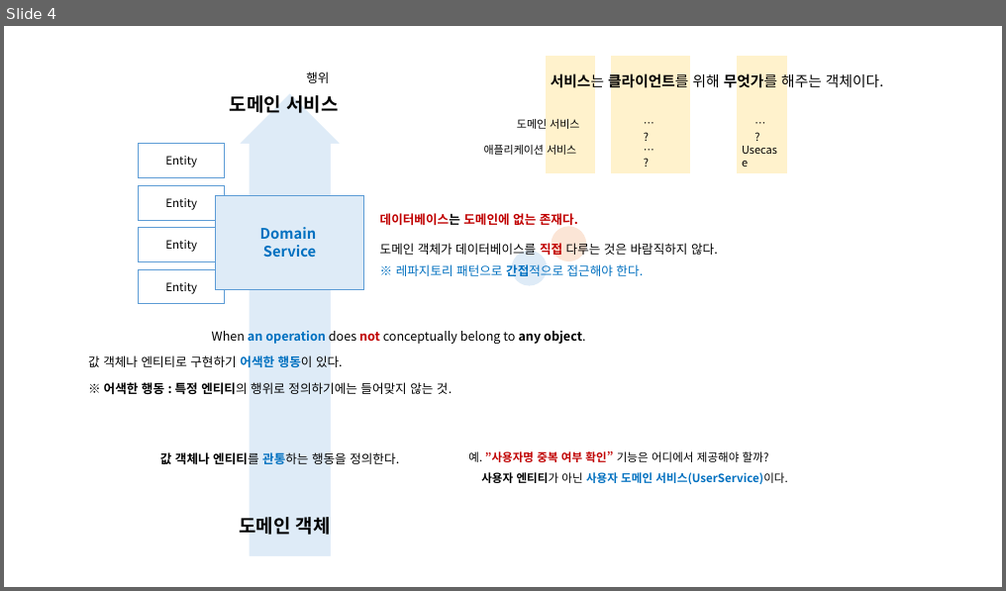
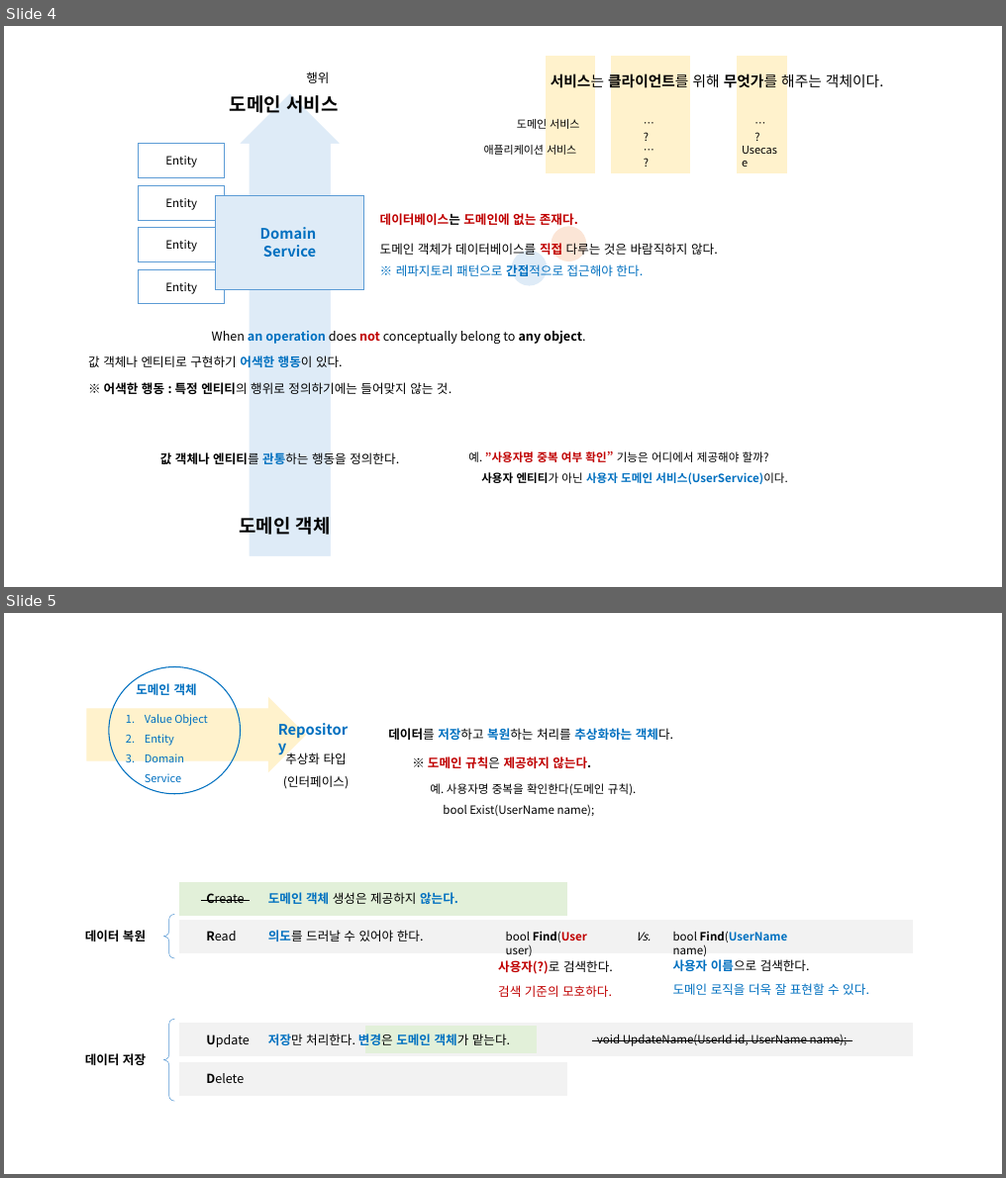
Before and after one commit to hhko/Learning, a slide deck: Books/DDDGuide/Docs/DDDGuide.pptx. Shown one above the other, each under a label of ours: slide 4 before the commit, slides 4 and 5 after it. The pictures are 1006x591 and 1006x1178 pixels, drawn with LibreOffice and Linux fonts; fonts in the diff are those of the drawing. Boxes give left, top, right and bottom in pixels: in the first picture for what was removed or moved away, otherwise in the second. Text is boxed around its words. In the diff, an @@ line names an element or a change of style, - is before the commit and + after.

```diff
--- a/Books/DDDGuide/Docs/DDDGuide.pptx
+++ b/Books/DDDGuide/Docs/DDDGuide.pptx
@@ slide 5 added at [4, 613, 1002, 1174], background #FFFFFF @@
@@ ellipse added at [109, 666, 240, 794], outline #0070C0 1 pt @@
@@ right arrow added at [87, 698, 306, 771], fill #FFF2CC, outline #FFF2CC 1 pt @@
@@ text added at [136, 683, 197, 695], 12 pt, text #0070C0, bold @@
+도메인 객체
@@ text added at [145, 714, 208, 782], 10.5 pt, text #0070C0 @@
+1. Value Object
+2. Entity
+3. Domain Service
@@ text added at [270, 717, 361, 743], 14 pt, text #0070C0, bold @@
+Repository
@@ text added at [388, 728, 673, 740], 12 pt, text #000000, bold @@
+데이터를 저장하고 복원하는 처리를 추상화하는 객체다.
@@ text added at [283, 751, 349, 788], 12 pt, text #000000 @@
+추상화 타입
+(인터페이스)
@@ text added at [428, 757, 591, 768], 12 pt, text #C00000, bold @@
+※ 도메인 규칙은 제공하지 않는다.
@@ text added at [430, 783, 637, 816], 11 pt, text #000000 @@
+예. 사용자명 중복을 확인한다(도메인 규칙).
+bool Exist(UserName name);
@@ rectangle added at [180, 882, 566, 916], fill #E2F0D9, outline #E2F0D9 1 pt @@
@@ text added at [206, 893, 244, 903], 12 pt, text #000000, strikethrough @@
+Create
@@ text added at [268, 892, 458, 904], 12 pt, text #0070C0, bold @@
+도메인 객체 생성은 제공하지 않는다.
@@ text added at [85, 930, 146, 942], 12 pt, text #000000, bold @@
+데이터 복원
@@ left brace added at [163, 915, 174, 959], outline #5B9BD5 0.5 pt @@
@@ rectangle added at [180, 920, 912, 953], fill #F2F2F2, outline #F2F2F2 1 pt @@
@@ text added at [206, 931, 236, 941], 12 pt, text #000000 @@
+Read
@@ text added at [268, 930, 424, 942], 12 pt, text #000000 @@
+의도를 드러날 수 있어야 한다.
@@ text added at [506, 931, 587, 957], 11 pt, text #000000 @@
+bool Find(User user)
@@ text added at [636, 932, 650, 941], 11 pt, text #000000, italic @@
+Vs.
@@ text added at [673, 931, 788, 957], 11 pt, text #000000, bold @@
+bool Find(UserName name)
@@ text added at [498, 960, 613, 974], 12 pt, text #C00000, bold @@
+사용자(?)로 검색한다.
@@ text added at [673, 959, 810, 971], 12 pt, text #000000 @@
+사용자 이름으로 검색한다.
@@ text added at [498, 985, 612, 997], 12 pt, text #C00000 @@
+검색 기준의 모호하다.
@@ text added at [673, 983, 869, 995], 12 pt, text #0070C0 @@
+도메인 로직을 더욱 잘 표현할 수 있다.
@@ left brace added at [163, 1020, 174, 1102], outline #5B9BD5 0.5 pt @@
@@ rectangle added at [180, 1023, 912, 1057], fill #F2F2F2, outline #F2F2F2 1 pt @@
@@ rectangle added at [365, 1027, 537, 1054], fill #E2F0D9, outline #E2F0D9 1 pt @@
@@ text added at [85, 1054, 146, 1065], 12 pt, text #000000, bold @@
+데이터 저장
@@ text added at [206, 1035, 249, 1048], 12 pt, text #000000 @@
+Update
@@ text added at [268, 1034, 510, 1046], 12 pt, text #000000 @@
+저장만 처리한다. 변경은 도메인 객체가 맡는다.
@@ text added at [597, 1034, 847, 1047], 11 pt, text #000000, strikethrough @@
+void UpdateName(UserId id, UserName name);
@@ rectangle added at [180, 1062, 567, 1096], fill #F2F2F2, outline #F2F2F2 1 pt @@
@@ text added at [206, 1073, 244, 1083], 12 pt, text #000000 @@
+Delete
```
Also in this commit, not shown: 1 slide removed, 15 other files.
